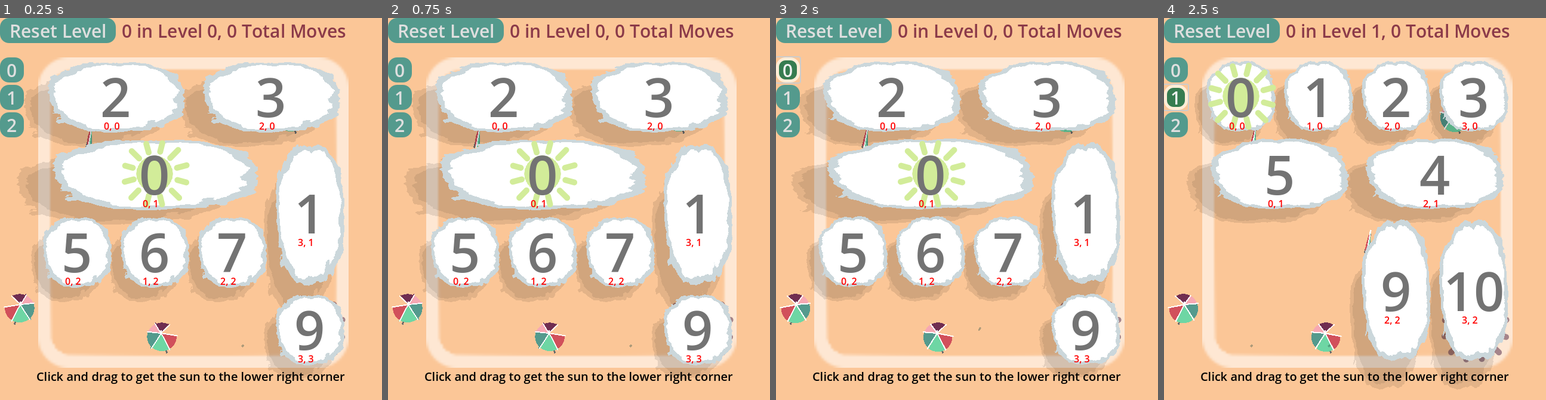
Above: before the commit, frames 1-4 (left to right).
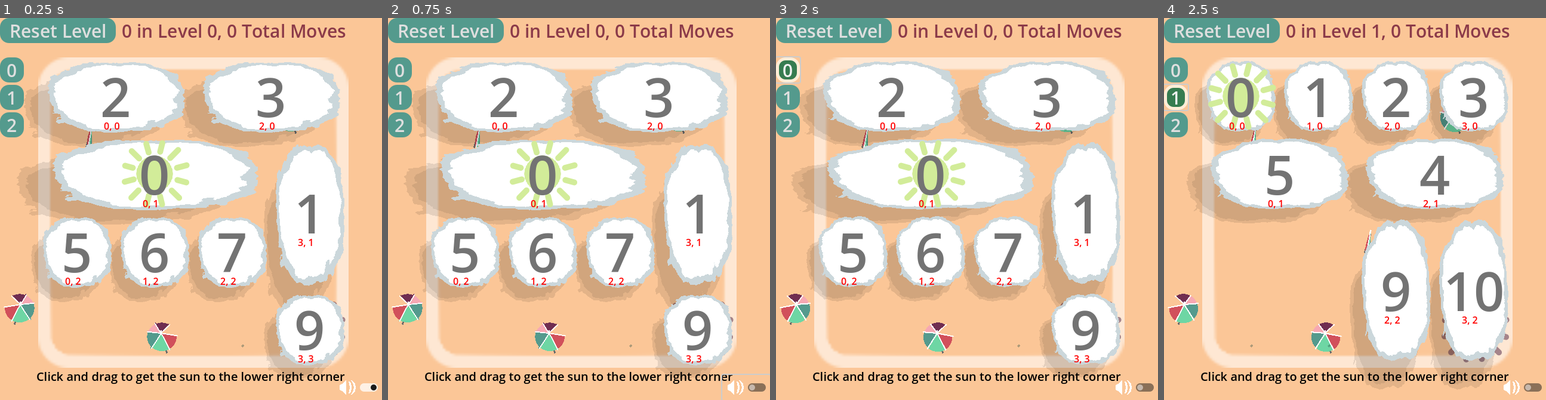
Above: after the commit, the same moments.

Repository: firelighted/comfyjam2026_slidingsun
Game: Godot game, scene res://scenes_scripts/main_2d.tscn
Same seed, same stepped clock (60 frames per second), same inputs: the game is played once before the commit and once after it. The engine's default icon, where the game draws it, is replaced by a stand-in: a white triangle on a blue panel in a dark square.
Inputs (mouse positions are in pixels of both pictures, inside the frame that each line leads up to):
- Up to frame 1 (0.25 s): no input
- Up to frame 2 (0.75 s): click (747, 388) at 0.52 s
- Up to frame 3 (2 s): click "0" at 1.25 s
- Up to frame 4 (2.5 s): click "1" at 2 s

The runs differ from the first frame. In frame 1, 0.2% of the frame differs, in the area x 88-99%, y 94-99%; in frame 2, 0.2%, in the area x 87-100%, y 93-100%; in frame 3, 0.2%; in frame 4, 0.2%.

Commit message:
bkgd music, sfx. fix level switching error

Diff:
--- a/block_manager.gd
+++ b/block_manager.gd
@@ -41,6 +41,17 @@
 var wind_prefab: PackedScene = preload("res://scenes_scripts/wind_sprite.tscn")
 @onready var block_parent = $BlockParent
 @onready var breaker_parent = $BreakerParent
+
+@onready var audio_sfx = $"../SFXPlayer"
+@onready var audio_sfx2 = $"../SFXPlayer2"
+@onready var audio_bkgd_music = $"../BkgdMusicPlayer"
+@onready var sfx_toggle = $"../SoundToggleCheckButton"
+@onready var selected_sound = preload("res://audio/deep_woo_desc.wav")
+@onready var deselected_sound = preload("res://audio/quick_boop.wav")
+@onready var break_block_sound = preload("res://audio/multiboop_convex.wav")
+@onready var won_sound = preload("res://audio/won_game_sfx.wav")
+
+
 var level_button_parent: Node
 var won_level_ui : Node
 var won_game_ui : Node
@@ -84,6 +95,11 @@
 	moves_this_level = 0
 	$"../UI_foreground/HBoxContainer/ResetLevelButton".pressed.connect(_on_reset_level_button_pressed)
 	$"../UI_foreground/Won_Level_UI/Button".pressed.connect(_on_next_level_button_pressed)
+
+	audio_bkgd_music.stream_paused = !sfx_toggle.pressed
+	if sfx_toggle.button_pressed:
+		audio_bkgd_music.play()
+
 	current_level = 0
 	load_level(current_level)
 
@@ -115,6 +131,8 @@
 		selected_block.end_drag()
 
 	selected_block = block
+	play_sound(selected_sound)
+
 
 func receive_block_just_deselected(
 	block: Block, prev_pos: Vector2, new_pos: Vector2
@@ -123,6 +141,21 @@
 	check_breaker_tiles()
 	check_for_win()
 	selected_block = null
+	play_sound(deselected_sound)
+
+func play_sound(audio_clip, priority=false):
+	if priority:
+		audio_sfx.stop()
+		if audio_sfx2 and audio_clip and sfx_toggle.button_pressed:
+			audio_sfx2.stream = audio_clip
+			audio_sfx2.play()
+			return
+
+
+	if audio_sfx and audio_clip and sfx_toggle.button_pressed:
+		audio_sfx.stream = audio_clip
+		audio_sfx.play()
+
 
 func _on_next_level_button_pressed() -> void:
 	if current_level < len(levels):
@@ -159,6 +192,7 @@
 		if current_level > -1 and current_level < len(level_move_counts):
 			level_move_counts[current_level] = moves_this_level
 		print("win")
+		play_sound(won_sound)
 		if current_level < len(levels) -1:
 			won_level_ui.visible = true
 		else:
@@ -222,13 +256,7 @@
 		var wind = wind_prefab.instantiate()
 		snap_to_position_from_row_col(wind, tile)
 		breaker_parent.add_child(wind)
-		var wind_path = wind.get_path()
-		# random delay before animations start to prevent
-		# all wind from doing the same anim at the same exact time
-		await get_tree().create_timer(randf_range(0,2)).timeout
-		# protect against node being deleted before anim starts
-		if get_node_or_null(wind_path):
-			wind.get_child(0).play("idle")
+
 
 func snap_to_position_from_row_col(node_to_move: Node, grid_pos, dims_of_node = Vector2(1,1)):
 	var new_position = (grid_pos + 0.5 * dims_of_node) * Constants.PIXELS_PER_UNIT
@@ -494,4 +522,17 @@
 			var new_id = _find_lowest_unoccupied_id()
 			set_array(new_id, tile.x, tile.y)
 			blocks.push_back(_create_block(new_id, tile.x, tile.y))
-			b.show_break()
+			b.show_break()  # particles
+			play_sound(break_block_sound, true)
+
+
+
+
+func _on_sound_toggle_check_button_toggled(toggled_on: bool) -> void:
+	print("toggled " + str(toggled_on))
+	audio_bkgd_music.stream_paused = !toggled_on
+	audio_bkgd_music.volume_db = 0 if toggled_on else -100
+	if toggled_on:
+		audio_bkgd_music.play()
+	else:
+		audio_bkgd_music.stop()
--- a/scenes_scripts/block.gd
+++ b/scenes_scripts/block.gd
@@ -13,6 +13,12 @@
 @onready var label = $Label
 @onready var selected_sprite = $Clickable/selected_texture
 @onready var particles = $Particles
+@onready var audio = $AudioStreamPlayer2D
+
+#@onready var end_drag_sound = preload("res://audio/quick_low_woo.wav")
+#@onready var break_sound = preload("res://audio/quick_boop.wav")
+#if audio and end_drag_sound and Globals.settings_enable_sfx:
+		#audio.play(end_drag_sound)
 
 var block_id = -1
 var dims = Vector2(1, 1)
--- a/scenes_scripts/block.tscn
+++ b/scenes_scripts/block.tscn
@@ -143,6 +143,8 @@
 [node name="TouchScreenButton" type="TouchScreenButton" parent="CanvasLayer"]
 shape = SubResource("RectangleShape2D_la4ts")
 
+[node name="AudioStreamPlayer2D" type="AudioStreamPlayer2D" parent="."]
+
 [connection signal="input_event" from="Clickable" to="." method="_on_clickable_input_event"]
 [connection signal="pressed" from="CanvasLayer/TouchScreenButton" to="." method="_on_touch_screen_button_pressed"]
 [connection signal="released" from="CanvasLayer/TouchScreenButton" to="." method="_on_touch_screen_button_released"]
--- a/scenes_scripts/main_2d.tscn
+++ b/scenes_scripts/main_2d.tscn
@@ -1,15 +1,17 @@
-[gd_scene load_steps=15 format=3 uid="uid://b68t311mpj4pr"]
+[gd_scene load_steps=17 format=3 uid="uid://b68t311mpj4pr"]
 
 [ext_resource type="Script" path="res://block_manager.gd" id="1_5ua2j"]
-[ext_resource type="PackedScene" path="res://scenes_scripts/ui_bkgd.tscn" id="1_ueq1k"]
-[ext_resource type="Texture2D" uid="uid://tmeqmnimt82m" path="res://images/palette.png" id="2_31q7j"]
-[ext_resource type="Texture2D" uid="uid://3aakafrqgw0u" path="res://images/tiles/squircle_border.png" id="3_oqrwf"]
-[ext_resource type="Texture2D" uid="uid://bsyckafe1rorr" path="res://images/tiles/sun_white.png" id="4_xt6tc"]
-[ext_resource type="PackedScene" path="res://scenes_scripts/umbrella.tscn" id="5_jqc7k"]
+[ext_resource type="PackedScene" uid="uid://be06sc2byqitp" path="res://scenes_scripts/ui_bkgd.tscn" id="1_ueq1k"]
+[ext_resource type="Texture2D" uid="uid://cg14q0lo7puh1" path="res://images/palette.png" id="2_31q7j"]
+[ext_resource type="Texture2D" uid="uid://qixnn3lrl0vn" path="res://images/tiles/squircle_border.png" id="3_oqrwf"]
+[ext_resource type="Texture2D" uid="uid://d3yay1s8jl603" path="res://images/tiles/sun_white.png" id="4_xt6tc"]
+[ext_resource type="PackedScene" uid="uid://bucq7kv38e42" path="res://scenes_scripts/umbrella.tscn" id="5_jqc7k"]
 [ext_resource type="PackedScene" uid="uid://c1nqrhcqdwaqy" path="res://scenes_scripts/block.tscn" id="6_6y1a6"]
-[ext_resource type="Texture2D" uid="uid://cpn4chu647sc0" path="res://icon.svg" id="7_8hjc0"]
-[ext_resource type="PackedScene" path="res://scenes_scripts/ui_foreground.tscn" id="8_fc2fl"]
-[ext_resource type="PackedScene" path="res://scenes_scripts/wind_sprite.tscn" id="8_yu60x"]
+[ext_resource type="Texture2D" uid="uid://cihbuf5w5dxhy" path="res://icon.svg" id="7_8hjc0"]
+[ext_resource type="PackedScene" uid="uid://ulc42eij556j" path="res://scenes_scripts/ui_foreground.tscn" id="8_fc2fl"]
+[ext_resource type="PackedScene" uid="uid://clgx4aqsks4fq" path="res://scenes_scripts/wind_sprite.tscn" id="8_yu60x"]
+[ext_resource type="Texture2D" uid="uid://b85smg7sqfd8o" path="res://images/icons/sound_icon.png" id="10_2rmo8"]
+[ext_resource type="AudioStream" uid="uid://yvy8okxxxoi4" path="res://audio/Canon in D for Two Harps.mp3" id="12_i2xll"]
 
 [sub_resource type="RectangleShape2D" id="RectangleShape2D_lnwij"]
 size = Vector2(45, 615)
@@ -139,8 +141,31 @@
 [node name="UI_foreground" parent="." instance=ExtResource("8_fc2fl")]
 z_index = 500
 
+[node name="SoundToggleCheckButton" type="CheckButton" parent="."]
+anchors_preset = 3
+anchor_left = 1.0
+anchor_top = 1.0
+anchor_right = 1.0
+anchor_bottom = 1.0
+offset_left = -80.0
+offset_top = -42.0
+grow_horizontal = 0
+grow_vertical = 0
+button_pressed = true
+icon = ExtResource("10_2rmo8")
+flat = true
+
+[node name="BkgdMusicPlayer" type="AudioStreamPlayer2D" parent="."]
+stream = ExtResource("12_i2xll")
+parameters/looping = true
+
+[node name="SFXPlayer" type="AudioStreamPlayer2D" parent="."]
+
+[node name="SFXPlayer2" type="AudioStreamPlayer2D" parent="."]
+
 [connection signal="timeout" from="Main2D/InitialLoadTimer" to="Main2D" method="_on_initial_load_timer_timeout"]
 [connection signal="input_event" from="Main2D/Clickable" to="Main2D" method="_on_clickable_input_event"]
+[connection signal="toggled" from="SoundToggleCheckButton" to="Main2D" method="_on_sound_toggle_check_button_toggled"]
 
 [editable path="UI_bkgd"]
 [editable path="UI_foreground"]
--- /dev/null
+++ b/scenes_scripts/wind_sprite.gd
@@ -0,0 +1,9 @@
+extends Sprite2D
+
+
+func _ready() -> void:
+	randomize()
+	# random delay before animations start to prevent
+	# all wind from doing the same anim at the same exact time
+	await get_tree().create_timer(randf_range(0,2)).timeout
+	get_child(0).play("idle")
--- a/scenes_scripts/wind_sprite.tscn
+++ b/scenes_scripts/wind_sprite.tscn
@@ -1,6 +1,7 @@
-[gd_scene load_steps=5 format=3 uid="uid://clgx4aqsks4fq"]
+[gd_scene load_steps=6 format=3 uid="uid://clgx4aqsks4fq"]
 
 [ext_resource type="Texture2D" uid="uid://g7p6v4pmvnaf" path="res://images/ground/wind_0.png" id="1_rekxp"]
+[ext_resource type="Script" path="res://scenes_scripts/wind_sprite.gd" id="2_wnu2a"]
 
 [sub_resource type="Animation" id="Animation_qgc00"]
 length = 0.001
@@ -45,6 +46,7 @@
 self_modulate = Color(0.3577, 0.73, 0.636925, 0.364706)
 texture = ExtResource("1_rekxp")
 hframes = 19
+script = ExtResource("2_wnu2a")
 
 [node name="AnimationPlayer" type="AnimationPlayer" parent="."]
 libraries = {
Binary file added: images/icons/sound_icon.png
Not shown: 1 places in scenes_scripts/block.tscn that only renumber resources
Not shown: 1 places in theme/main_theme.tres that only renumber resources
Not shown, added: audio/Canon in D for Two Harps.mp3
Not shown, added: audio/deep_woo_desc.wav
Not shown, added: audio/multiboop_asc.wav
Not shown, added: audio/multiboop_convex.wav
Not shown, added: audio/quick_boop.wav
Not shown, added: audio/quick_low_woo.wav
Not shown, added: audio/won_game_sfx.wav
